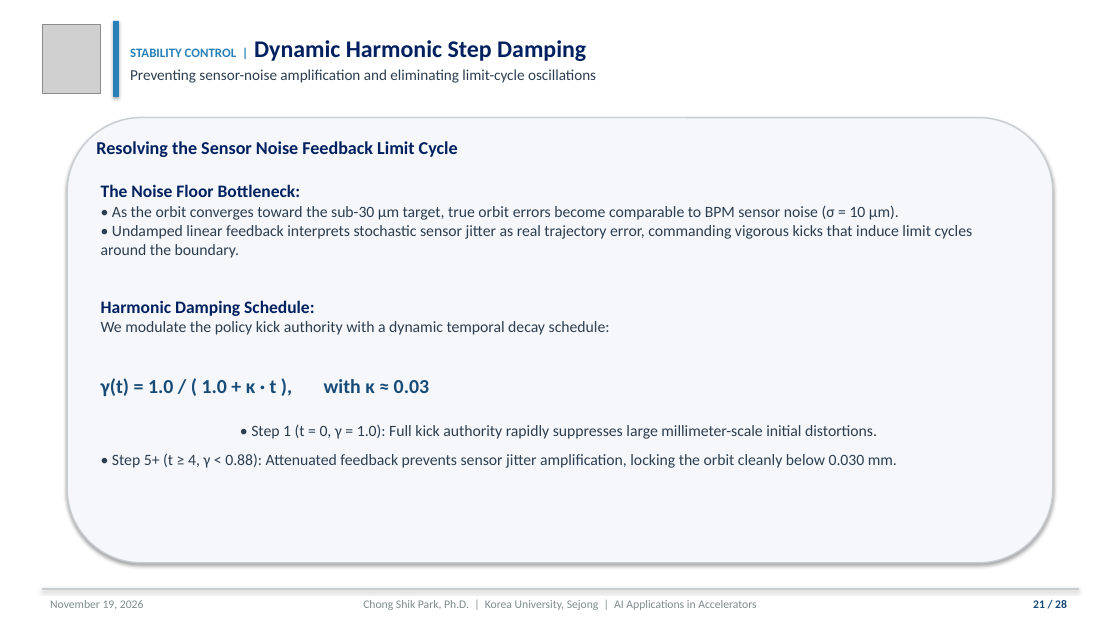
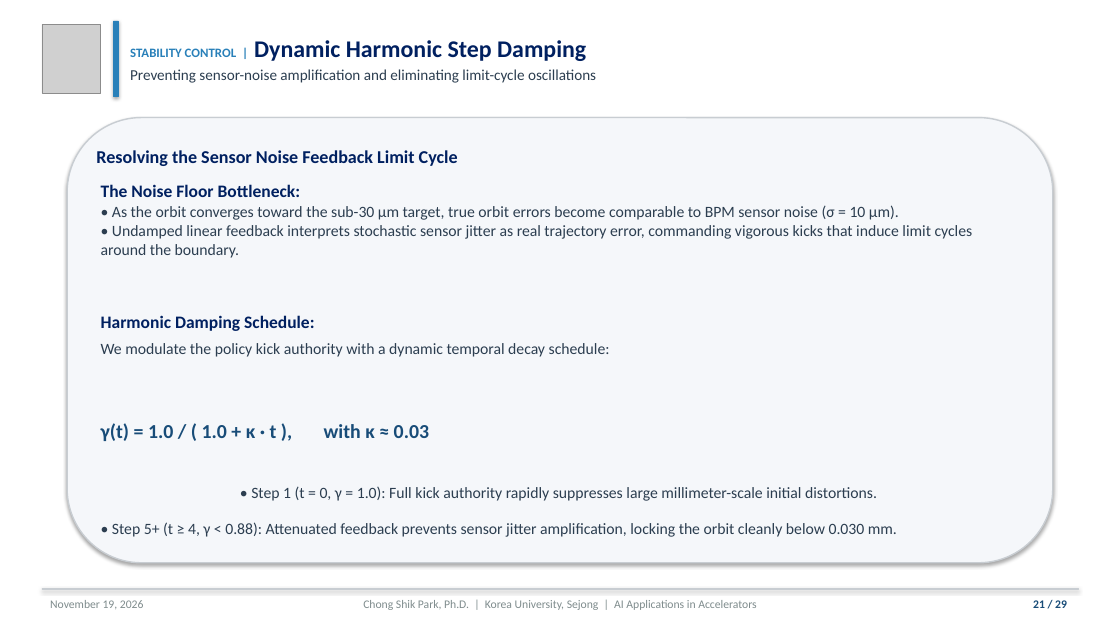
Before and after one commit to cspark7701/ai4acc-mini-hackathon, a slide deck: slide 21 of presentations/Lecture_1_AI_ML_Foundations_and_Control.pptx. Drawn at 1120x630 pixels with LibreOffice and Linux fonts; fonts in the diff are those of the drawing; grey boxes stand for pictures. Boxes give left, top, right and bottom in pixels: in the first picture for what was removed or moved away, otherwise in the second. Text is boxed around its words. In the diff, an @@ line names an element or a change of style, - is before the commit and + after.

```diff
--- a/presentations/Lecture_1_AI_ML_Foundations_and_Control.pptx
+++ b/presentations/Lecture_1_AI_ML_Foundations_and_Control.pptx
@@ text "Resolving the Sensor Noise Feedback ..." at [96, 150, 458, 166]: line spacing 1 to 1.38 @@
@@ text "The Noise Floor Bottleneck: • ..." at [101, 184, 973, 537]: line spacing 1 to 1.38 @@
```
Also in this commit, not shown: 27 other slides changed, 1 slide added, 10 other files.
